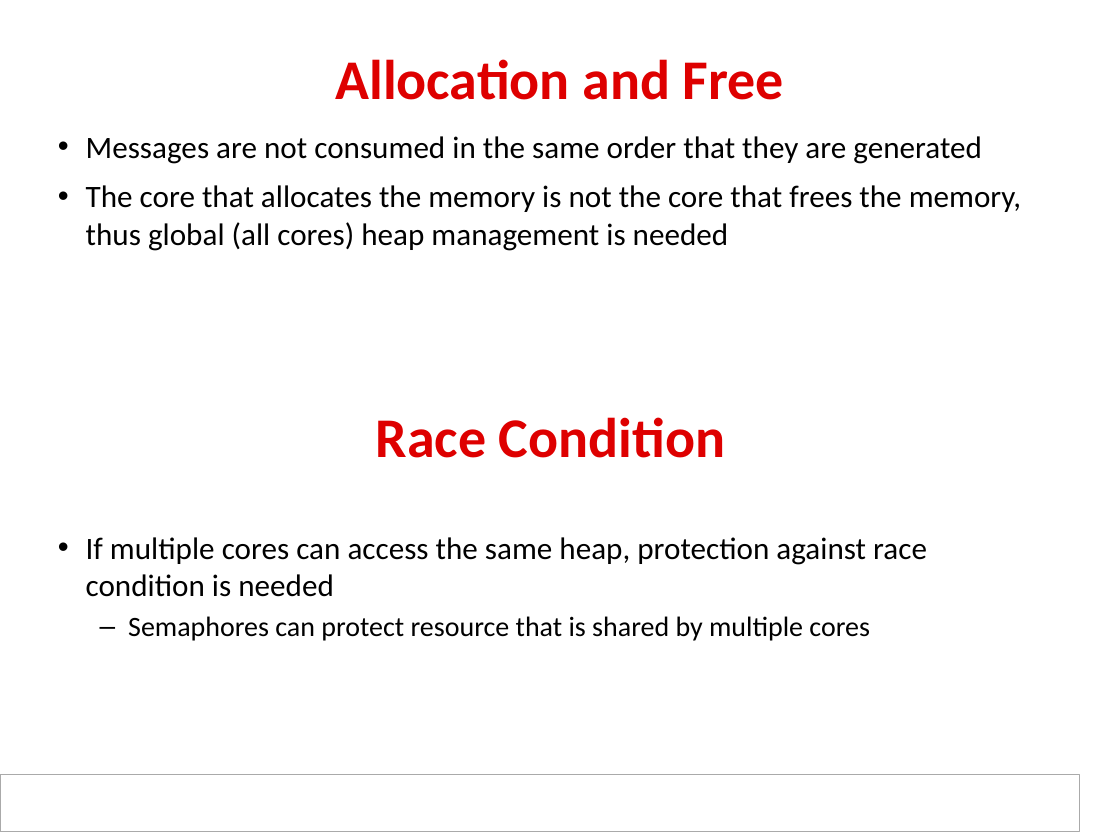
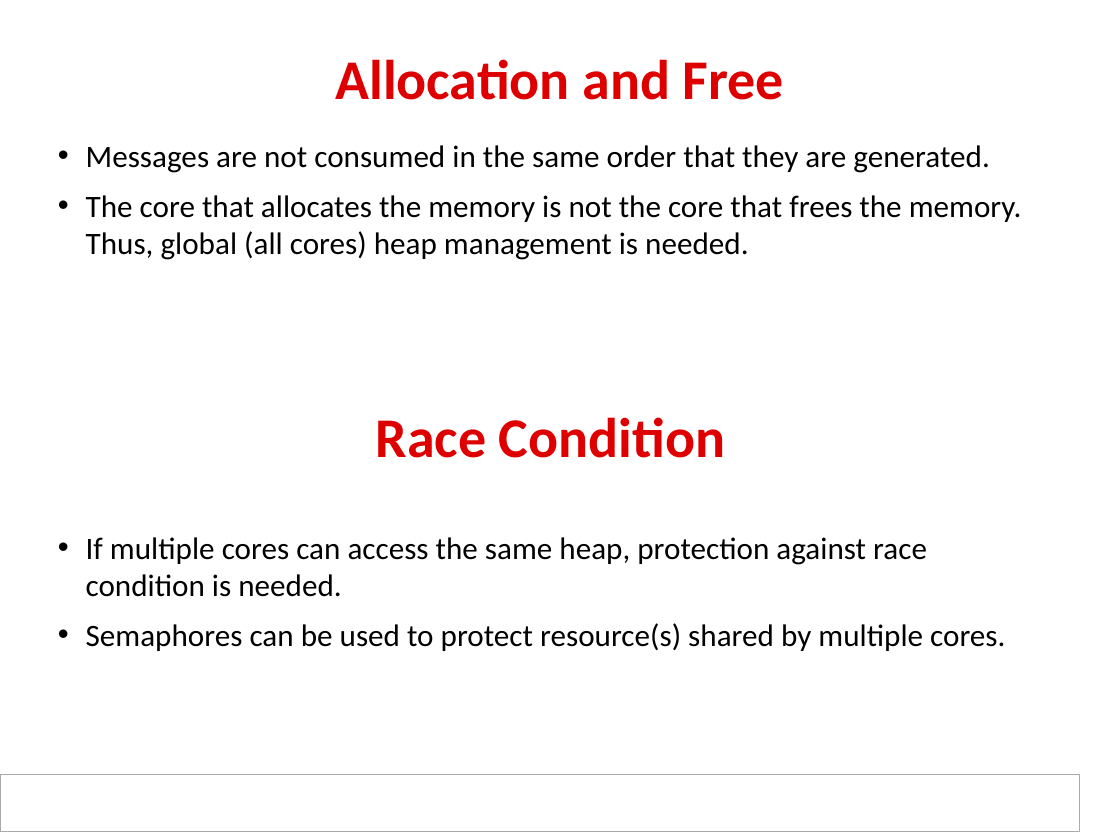
Before and after one commit to hari1989/keystone-workshop, a slide deck: slide 12 of preliminary/ipcForTI_RTOS_Internal.pptx (slide 14 before the commit). Drawn at 1120x840 pixels with LibreOffice and Linux fonts; fonts in the diff are those of the drawing; background and template pictures are left out. Boxes give left, top, right and bottom in pixels: in the first picture for what was removed or moved away, otherwise in the second. Text is boxed around its words. In the diff, an @@ line names an element or a change of style, - is before the commit and + after.

```diff
--- a/preliminary/ipcForTI_RTOS_Internal.pptx
+++ b/preliminary/ipcForTI_RTOS_Internal.pptx
@@ text at bbox=[86, 145, 1022, 260]: text changed @@
-• Messages are not consumed in the same order that they are generated
-• The core that allocates the memory is not the core that frees the memory, thus global (all cores) heap management is needed
+• Messages are not consumed in the same order that they are generated.
+• The core that allocates the memory is not the core that frees the memory. Thus, global (all cores) heap management is needed.
@@ text at bbox=[86, 537, 1005, 651]: text changed @@
-• If multiple cores can access the same heap, protection against race condition is needed
-  – Semaphores can protect resource that is shared by multiple cores
+• If multiple cores can access the same heap, protection against race condition is needed.
+• Semaphores can be used to protect resource(s) shared by multiple cores.
```
Also in this commit, not shown: 36 other slides changed, 1 slide added, 6 slides removed.
